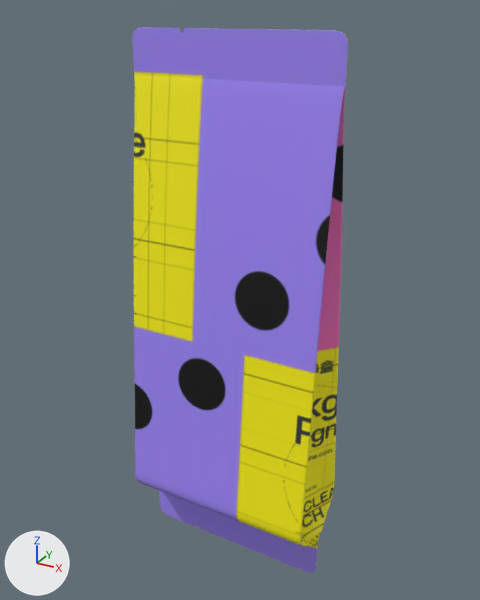
A saved change to the glTF model public/models/5968.glb.
Before and after are seen from a 50 mm camera at (79.4, -140.5, 82.2) aimed at (0.1, 3.6, 10.1). Every picture has the same lights, and +X, +Y and +Z are marked at lower left. The first picture is the older version. Where no turn or scale is listed for an object, it has been applied to the vertices.

In view in the first picture: '贴图'.
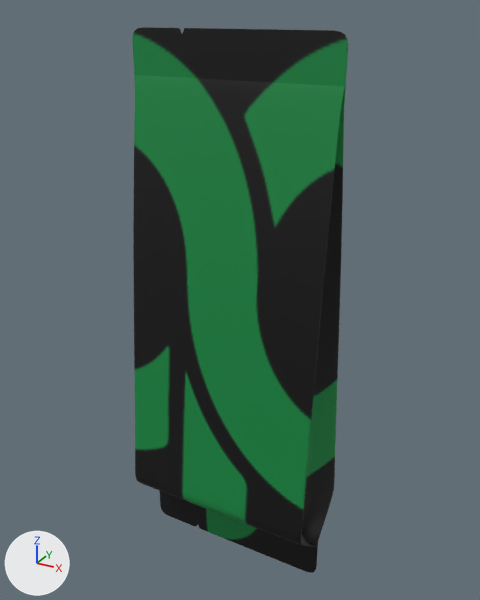
Boxes (x1, y1, x2, y2) around the edits, measured in the pictures (480 x 600 px):
'贴图', surface changed (darker)
    both: (132, 27, 348, 573)

The change, as a diff of the scene's bpy script:
```diff
--- a/public/models/5968.glb.py
+++ b/public/models/5968.glb.py
@@ img_ap_watermark @@
+img_ap_watermark = load_image('AP_Watermark', '_unpacked/AP_Watermark', 300, 222, 'sRGB')
@@ mat_09___d0 @@
 mat_09___d0 = principled_material('09 - D0')
-mat_09___d0.texture = img_0
+mat_09___d0.texture = img_ap_watermark
 mat_09___d0.roughness = 0.553
```
